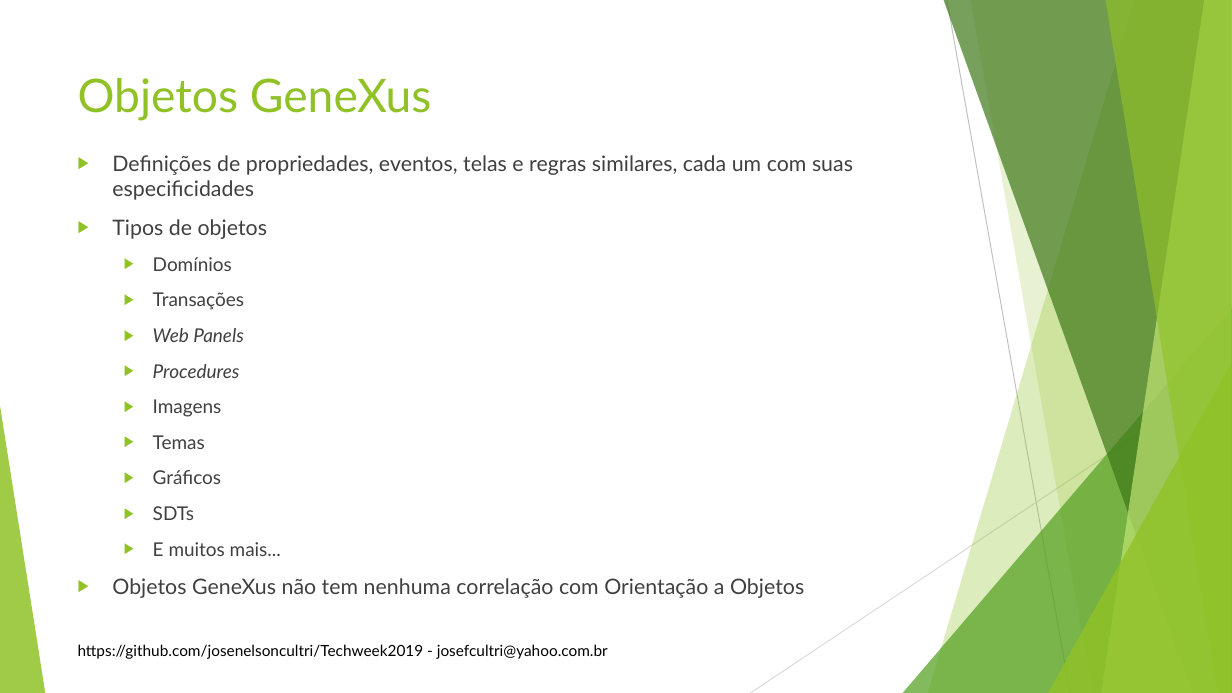
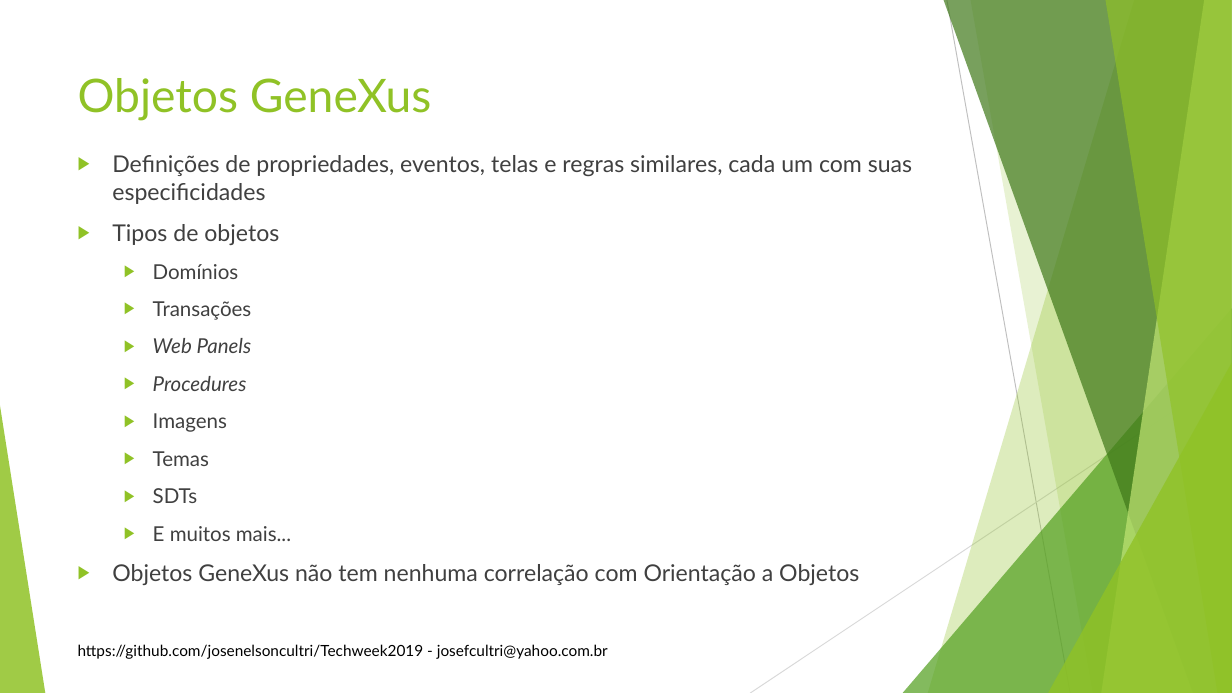
Before and after one commit to josenelsoncultri/Techweek2019, a slide deck: slide 7 of Techweek2019.pptx. Drawn at 1232x693 pixels with LibreOffice and Linux fonts; fonts in the diff are those of the drawing; background and template pictures are left out. Boxes give left, top, right and bottom in pixels: in the first picture for what was removed or moved away, otherwise in the second. Text is boxed around its words. In the diff, an @@ line names an element or a change of style, - is before the commit and + after.

```diff
--- a/Techweek2019.pptx
+++ b/Techweek2019.pptx
@@ text "Definições de propriedades, eventos, telas ..." at <box>112,155,912,585</box>: size 16.6 to 18 pt in "Definições de propriedades, eventos, telas e regras ...", "Tipos de objetos", "Objetos GeneXus não tem nenhuma correlação com ..."; size 14.8 to 16 pt in "Domínios", "Transações", "Web Panels", "Procedures" and 4 more places @@
@@ text at <box>153,470,221,484</box>: paragraph removed @@
-  ▶ Gráficos
```
Also in this commit, not shown: 1 slide removed.
